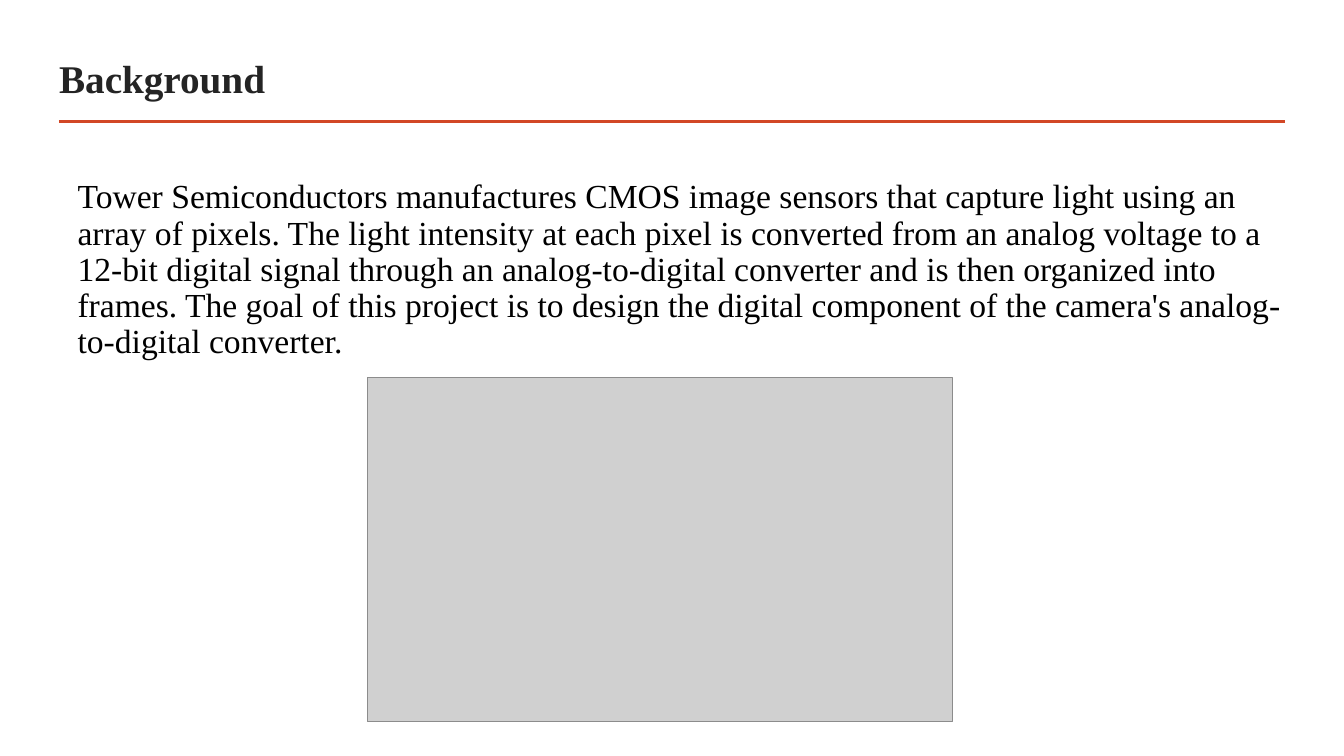
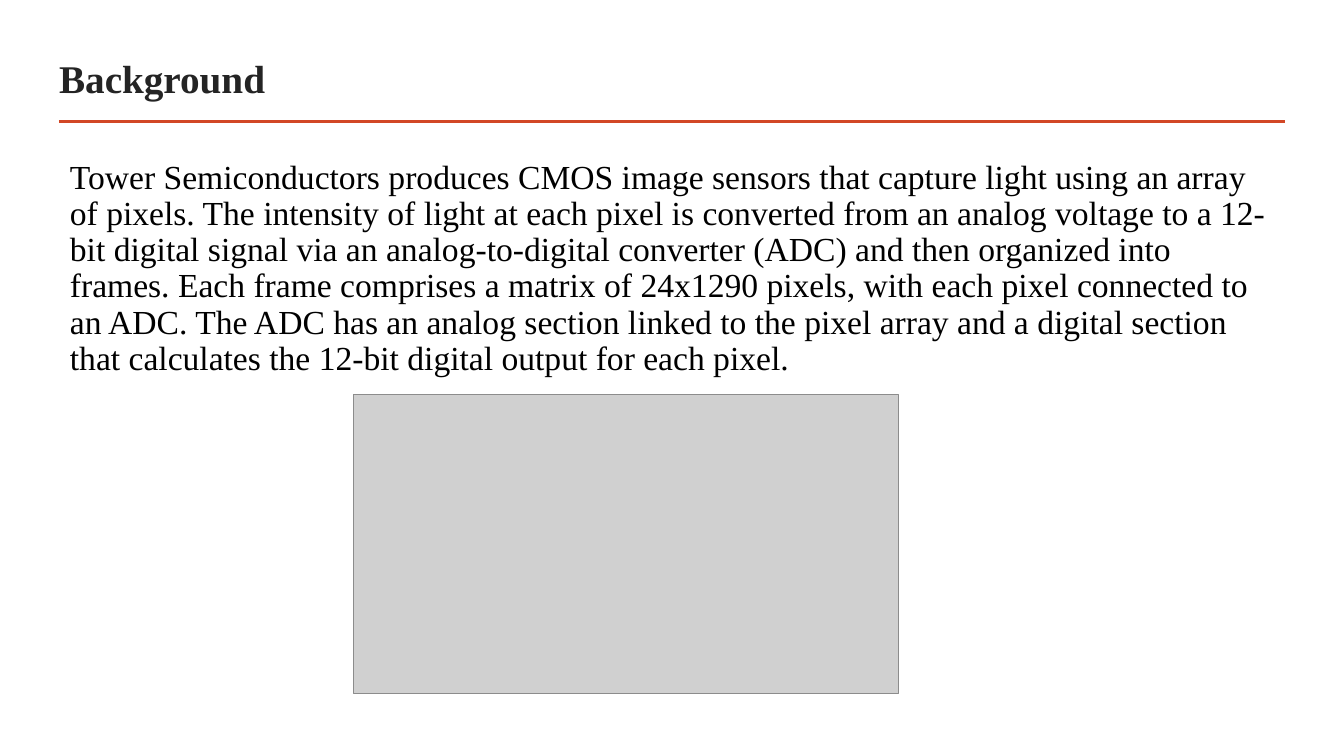
Before and after one commit to sabarioded/Patterns_Project, a slide deck: slide 3 of reports/Midterm Presentation.pptx. Drawn at 1344x756 pixels with LibreOffice and Linux fonts; fonts in the diff are those of the drawing; grey boxes stand for pictures. Boxes give left, top, right and bottom in pixels: in the first picture for what was removed or moved away, otherwise in the second. Text is boxed around its words. In the diff, an @@ line names an element or a change of style, - is before the commit and + after.

```diff
--- a/reports/Midterm Presentation.pptx
+++ b/reports/Midterm Presentation.pptx
@@ text at [70,165,1265,376]: text changed @@
-Tower Semiconductors manufactures CMOS image sensors that capture light using an array of pixels. The light intensity at each pixel is converted from an analog voltage to a 12-bit digital signal through an analog-to-digital converter and is then organized into frames. The goal of this project is to design the digital component of the camera's analog-to-digital converter.
+Tower Semiconductors produces CMOS image sensors that capture light using an array of pixels. The intensity of light at each pixel is converted from an analog voltage to a 12-bit digital signal via an analog-to-digital converter (ADC) and then organized into frames. Each frame comprises a matrix of 24x1290 pixels, with each pixel connected to an ADC. The ADC has an analog section linked to the pixel array and a digital section that calculates the 12-bit digital output for each pixel.
@@ picture: place and size @@
-picture at [367,378,953,722]
+picture at [354,395,899,694]
```
Also in this commit, not shown: 1 other slide changed, 1 slide added.
